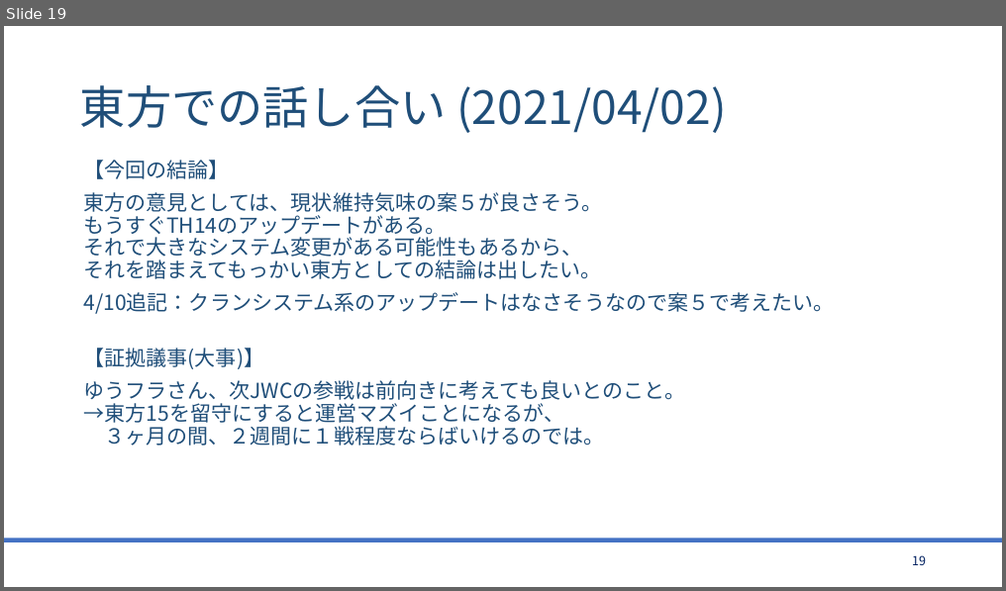
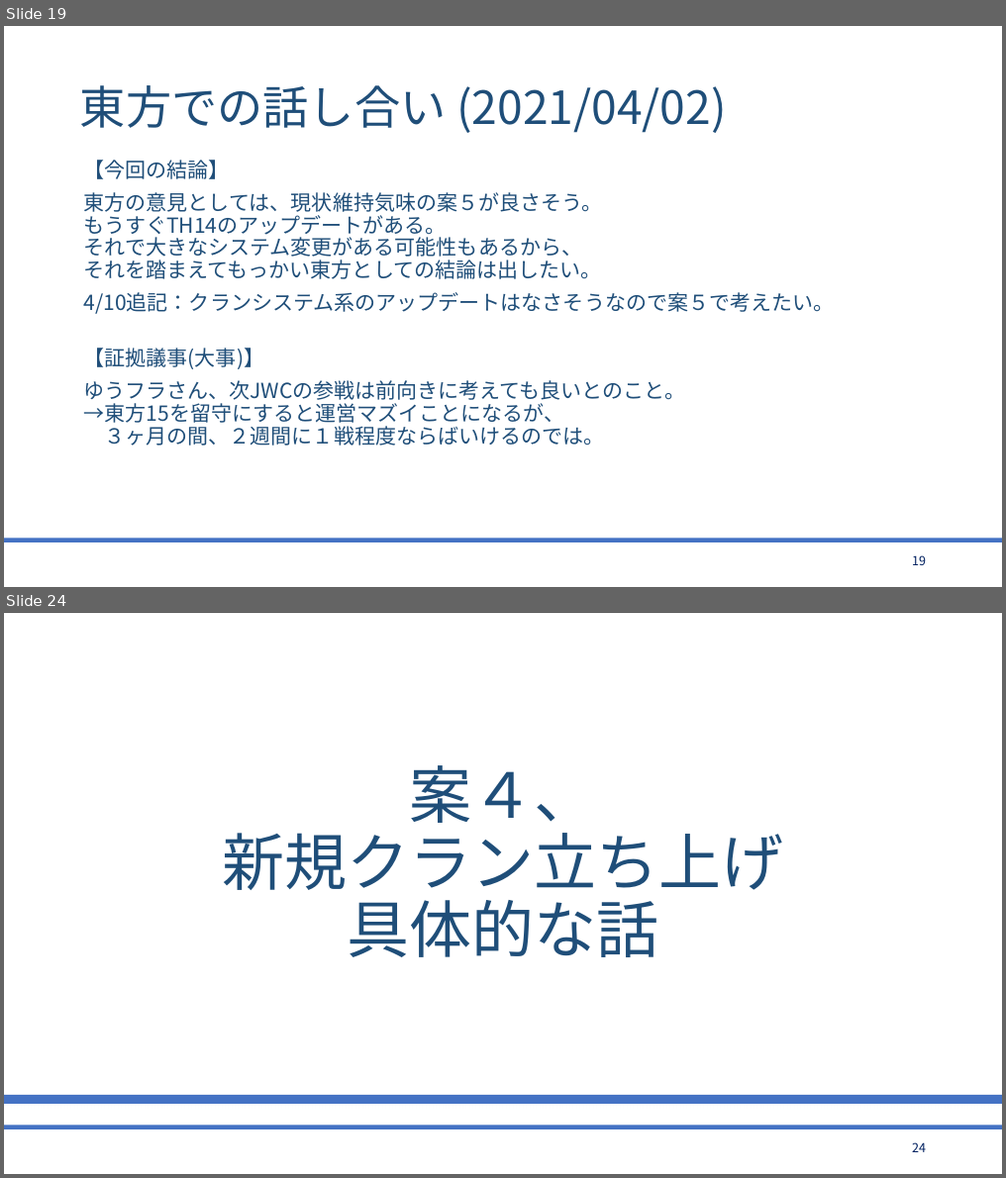
Before and after one commit to bigtreeCoC/documents, a slide deck: 東方とまほらまの今後について.pptx. Shown one above the other, each under a label of ours: slide 19 before the commit, slides 19 and 24 after it; the slides between them are not shown. The pictures are 1006x591 and 1006x1178 pixels, drawn with LibreOffice and Linux fonts; fonts in the diff are those of the drawing. Boxes give left, top, right and bottom in pixels: in the first picture for what was removed or moved away, otherwise in the second. Text is boxed around its words. In the diff, an @@ line names an element or a change of style, - is before the commit and + after.

```diff
--- a/東方とまほらまの今後について.pptx
+++ b/東方とまほらまの今後について.pptx
@@ slide 24 added at [4, 613, 1002, 1174], background #FFFFFF; not listed: 1 template element that a slide beside it also shows @@
@@ title added at [222, 765, 783, 958], 60 pt, text #1F4E79 @@
+案４、
+新規クラン立ち上げ
+具体的な話
@@ rectangle added at [4, 1095, 1002, 1104], fill #4472C4 @@
@@ page number added at [912, 1143, 926, 1153], 12 pt, text #002060 @@
+24
```
Also in this commit, not shown: 10 slides changed, 7 other slides added, 1 other file.
